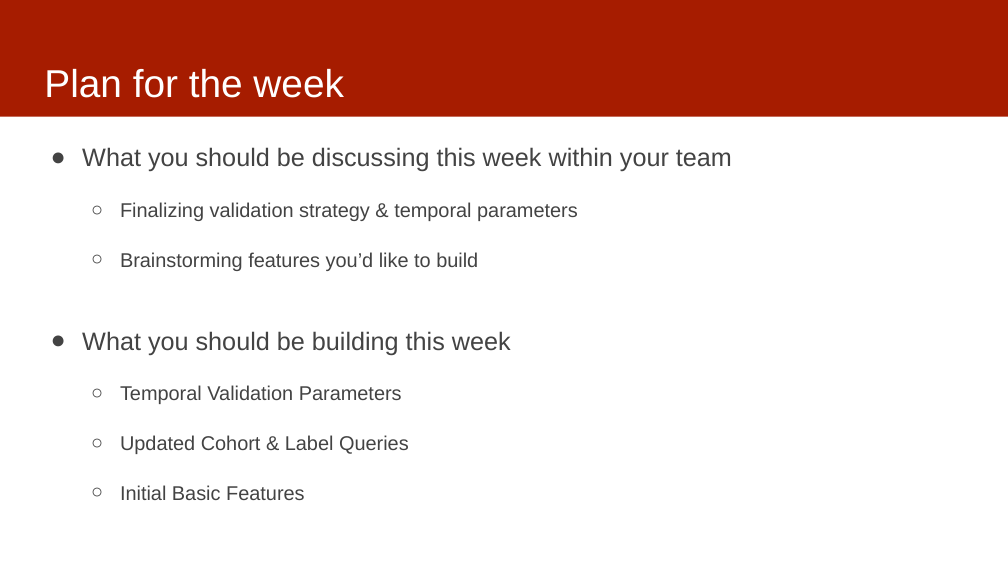
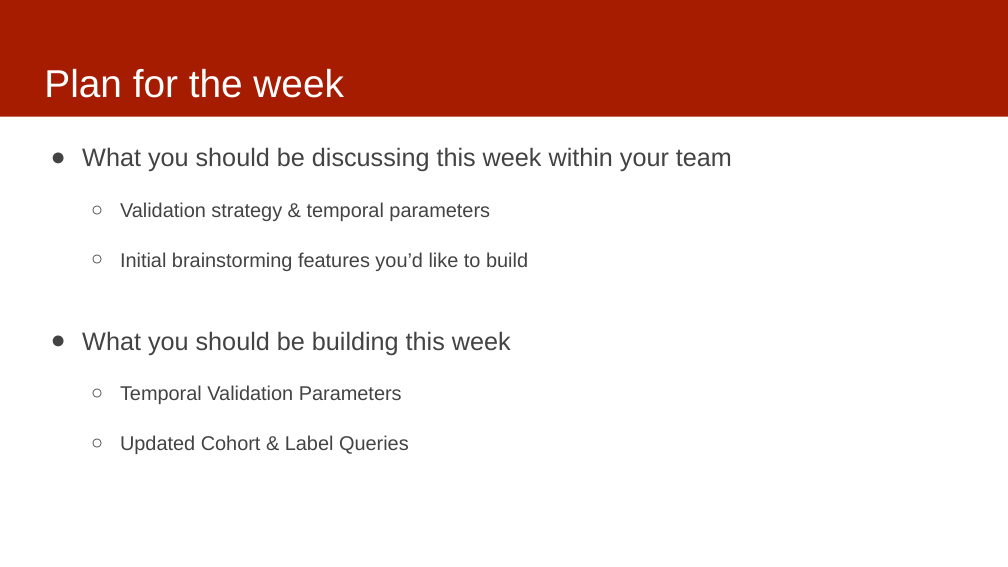
Before and after one commit to dssg/mlforpublicpolicylab, a slide deck: slide 3 of Lectures/12-features-and-imputation.pptx. Drawn at 1008x567 pixels with LibreOffice and Linux fonts; fonts in the diff are those of the drawing. Boxes give left, top, right and bottom in pixels: in the first picture for what was removed or moved away, otherwise in the second. Text is boxed around its words. In the diff, an @@ line names an element or a change of style, - is before the commit and + after.

Commit message:
features

```diff
--- a/Lectures/12-features-and-imputation.pptx
+++ b/Lectures/12-features-and-imputation.pptx
@@ text at box(120, 202, 528, 271): text changed @@
-  ○ Finalizing validation strategy & temporal parameters
-  ○ Brainstorming features you’d like to build
+  ○ Validation strategy & temporal parameters
+  ○ Initial brainstorming features you’d like to build
@@ text at box(120, 485, 305, 500): paragraph removed @@
-  ○ Initial Basic Features
```
Also in this commit, not shown: 4 other slides changed, 5 slides added.
